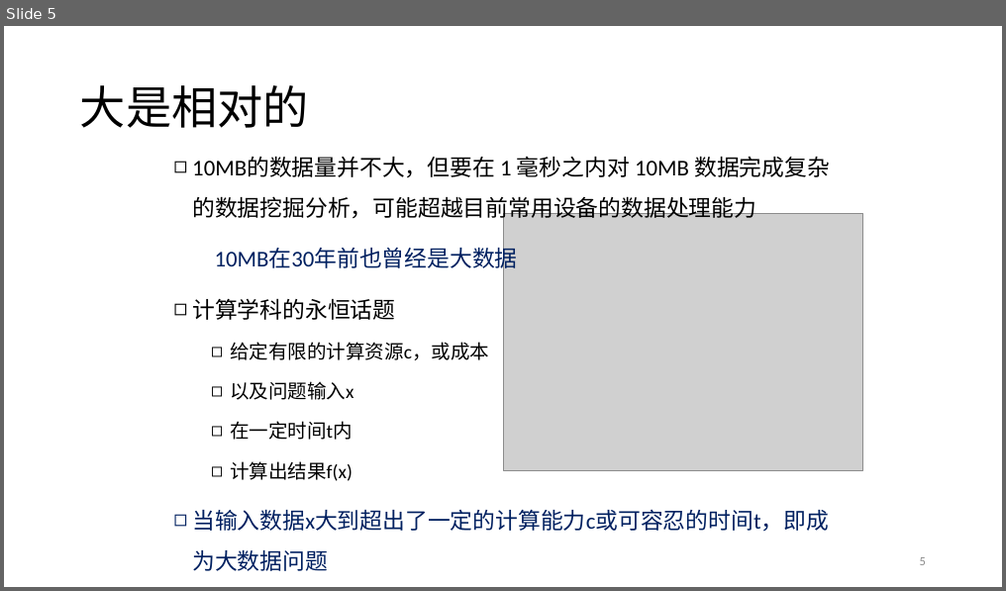
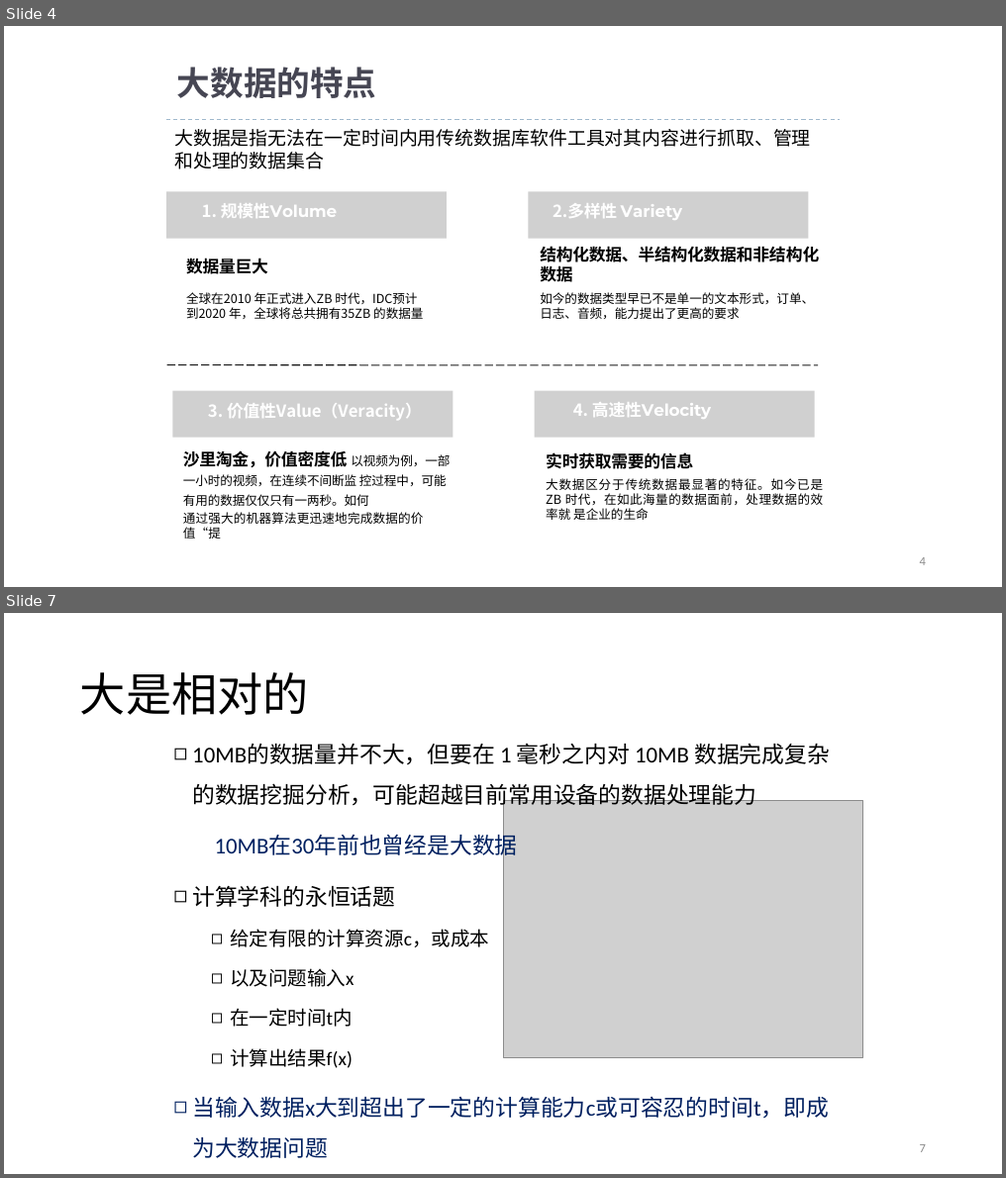
Before and after one commit to prm10/paper, a slide deck: presentation/big data.pptx. Shown one above the other, each under a label of ours: slide 5 before the commit, slides 4 and 7 after it; the slides between them are not shown. The pictures are 1006x591 and 1006x1178 pixels, drawn with LibreOffice and Linux fonts; fonts in the diff are those of the drawing; grey boxes stand for pictures. Boxes give left, top, right and bottom in pixels: in the first picture for what was removed or moved away, otherwise in the second. Text is boxed around its words. In the diff, an @@ line names an element or a change of style, - is before the commit and + after.

```diff
--- a/presentation/big data.pptx
+++ b/presentation/big data.pptx
@@ slide 4 added at bbox=[4, 26, 1002, 587], background #FFFFFF @@
@@ text added at bbox=[177, 67, 377, 98], 32 pt, text #464653, bold @@
+大数据的特点
@@ freeform shape added at bbox=[166, 120, 841, 120], outline #9FB8CD 1 pt dashed @@
@@ text added at bbox=[174, 129, 811, 170], 18 pt, text #000000 @@
+大数据是指无法在一定时间内用传统数据库软件工具对其内容进行抓取、管理 和处理的数据集合
@@ picture added at bbox=[166, 191, 447, 238] @@
@@ text added at bbox=[202, 203, 337, 218], 16 pt, text #FFFFFF, bold @@
+1. 规模性Volume
@@ picture added at bbox=[528, 191, 808, 238] @@
@@ text added at bbox=[552, 203, 682, 220], 16 pt, text #FFFFFF, bold @@
+2.多样性 Variety
@@ text added at bbox=[186, 258, 268, 274], 16 pt, text #000000, bold @@
+数据量巨大
@@ text added at bbox=[540, 246, 819, 319], 12 pt, text #000000 @@
+结构化数据、半结构化数据和非结构化 数据
+如今的数据类型早已不是单一的文本形式，订单、 日志、音频，能力提出了更高的要求
@@ text added at bbox=[186, 292, 423, 319], 12 pt, text #000000 @@
+全球在2010 年正式进入ZB 时代，IDC预计 到2020 年，全球将总共拥有35ZB 的数据量
@@ freeform shape added at bbox=[167, 366, 819, 366], outline #161616 1 pt dashed @@
@@ picture added at bbox=[172, 391, 452, 438] @@
@@ text added at bbox=[208, 403, 422, 420], 16 pt, text #FFFFFF, bold @@
+3. 价值性Value（Veracity）
@@ picture added at bbox=[535, 391, 815, 438] @@
@@ text added at bbox=[573, 402, 711, 419], 16 pt, text #FFFFFF, bold @@
+4. 高速性Velocity
@@ text added at bbox=[183, 451, 450, 539], 12 pt, text #000000 @@
+沙里淘金，价值密度低 以视频为例，一部一小时的视频，在连续不间断监 控过程中，可能有用的数据仅仅只有一两秒。如何
+通过强大的机器算法更迅速地完成数据的价值“提
@@ text added at bbox=[546, 453, 823, 520], 12 pt, text #000000 @@
+实时获取需要的信息
+大数据区分于传统数据最显著的特征。如今已是ZB 时代，在如此海量的数据面前，处理数据的效率就 是企业的生命
@@ page number added at bbox=[920, 558, 926, 566], 12 pt, text #8C8C8C @@
+4
@@ what was slide 5 is now slide 7 @@
@@ page number at bbox=[920, 1145, 926, 1153]: text changed @@
-5
+7
```
Also in this commit, not shown: 11 slides changed, 16 other slides added, 3 slides removed, 2 other files.
